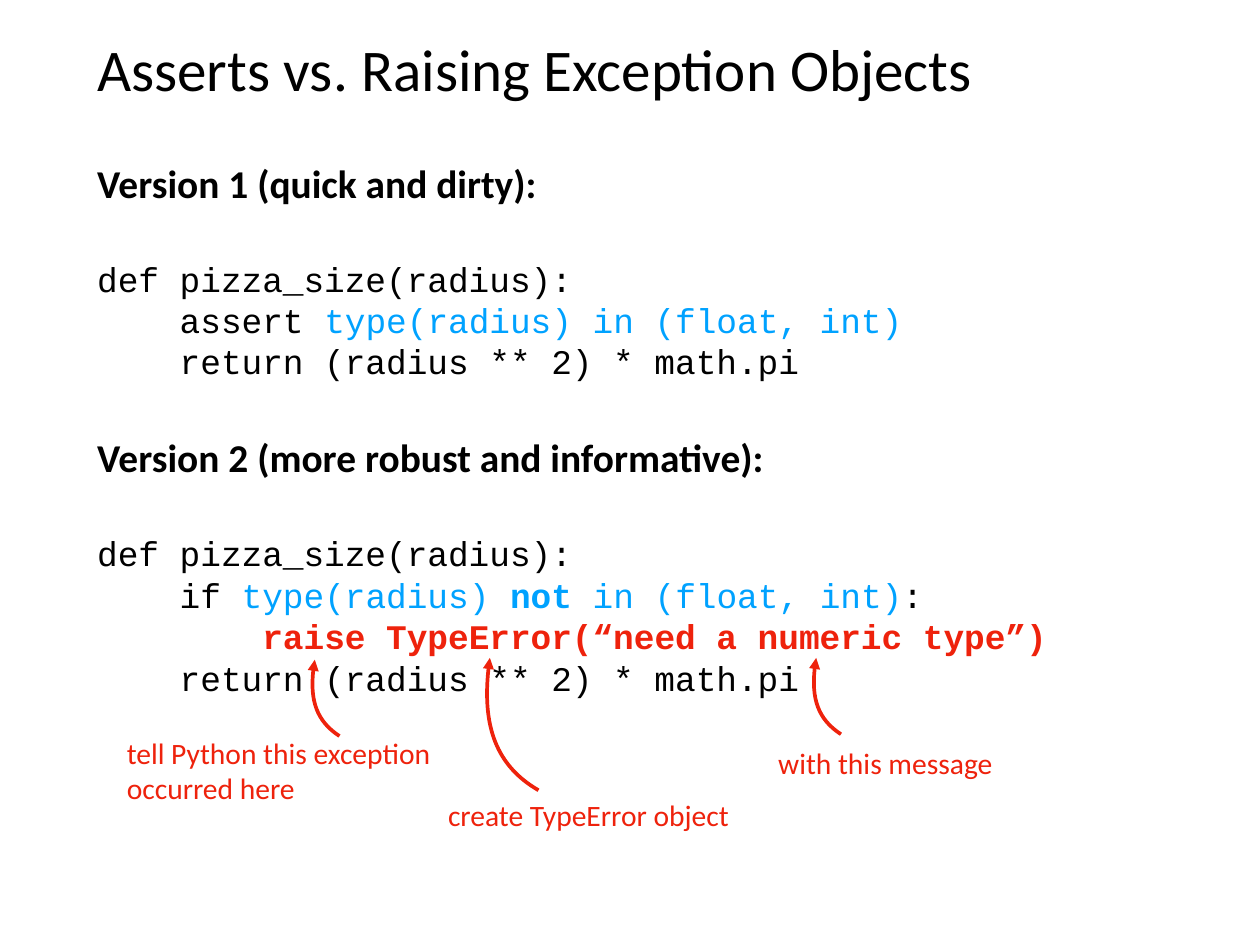
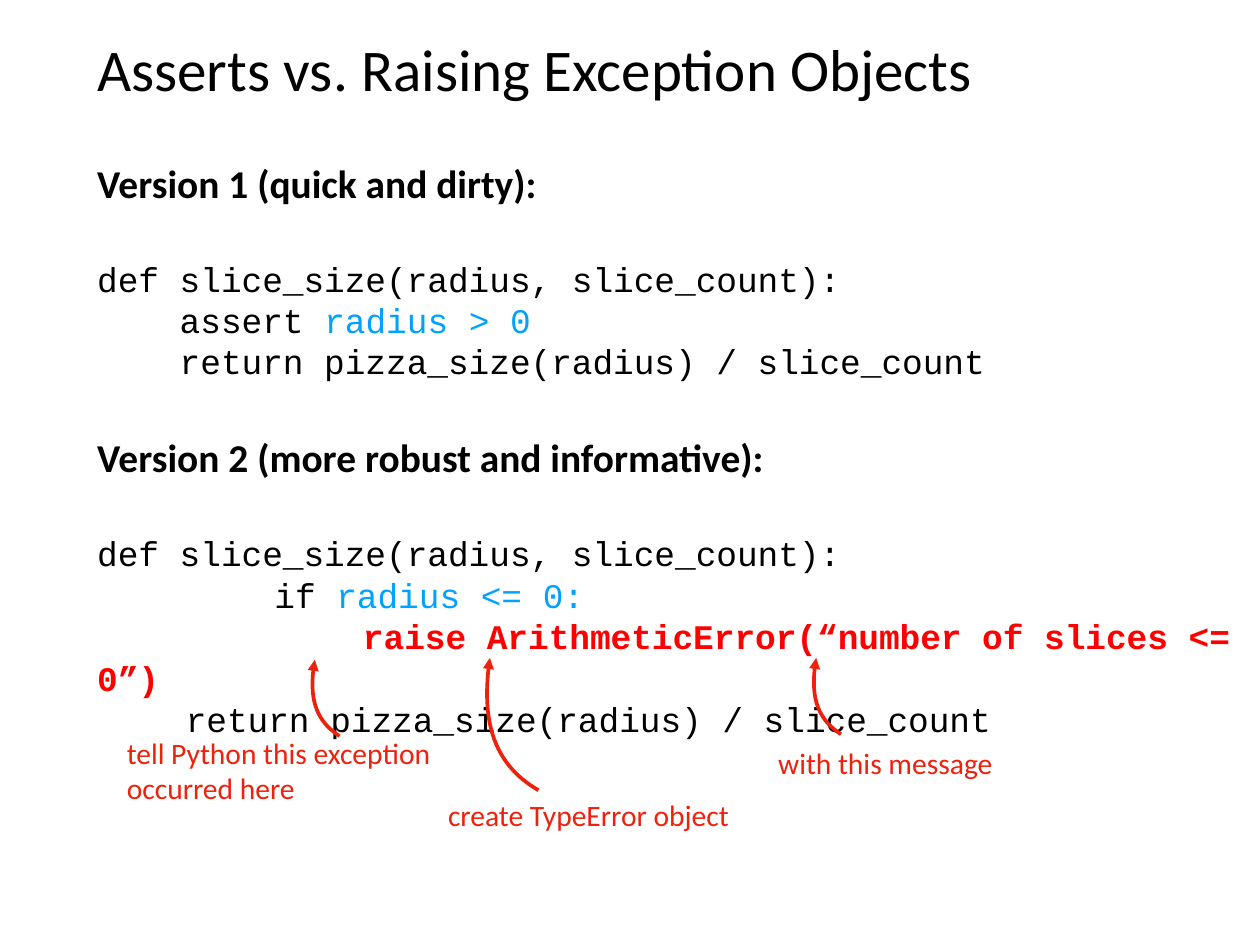
Before and after one commit to rogersjeffreyl/caraza-harter-com, a slide deck: slide 28 of tyler/meena/cs220/s20/materials/lec_26_S20.ppt. Drawn at 1260x945 pixels with LibreOffice and Linux fonts; fonts in the diff are those of the drawing. Boxes give left, top, right and bottom in pixels: in the first picture for what was removed or moved away, otherwise in the second. Text is boxed around its words. In the diff, an @@ line names an element or a change of style, - is before the commit and + after.

Commit message:
CS 220 Lecture 26 Error Handling

```diff
--- a/tyler/meena/cs220/s20/materials/lec_26_S20.ppt
+++ b/tyler/meena/cs220/s20/materials/lec_26_S20.ppt
@@ text at (x1=97, y1=267, x2=985, y2=381): text changed @@
-        def pizza_size(radius):
-        assert type(radius) in (float, int)
-        return (radius ** 2) * math.pi
+        def slice_size(radius, slice_count):
+        assert radius > 0
+        return pizza_size(radius) / slice_count
@@ text at (x1=97, y1=541, x2=1168, y2=742): text changed @@
-        def pizza_size(radius):
-        if type(radius) not in (float, int):
-        raise TypeError(“need a numeric type”)
-        return (radius ** 2) * math.pi
+        def slice_size(radius, slice_count):
+        if radius <= 0:
+        raise ArithmeticError(“number of slices <= 0”)
+        return pizza_size(radius) / slice_count
```
Also in this commit, not shown: 2 other slides changed, 1 slide removed, 4 other files.
